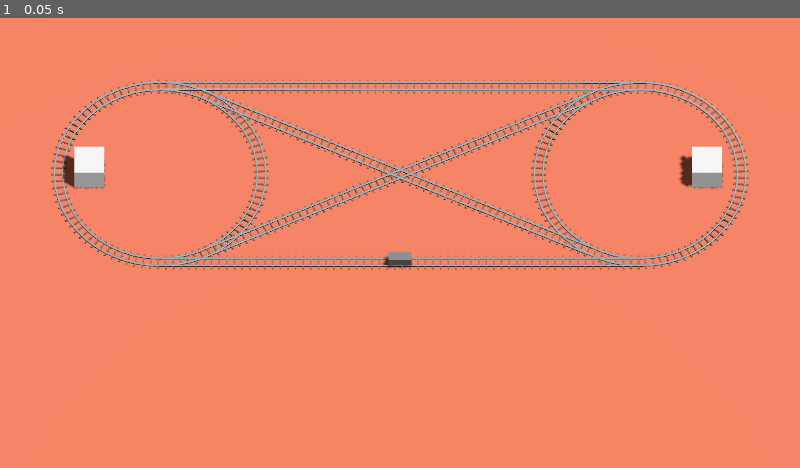
Above: before the commit, frame 1.
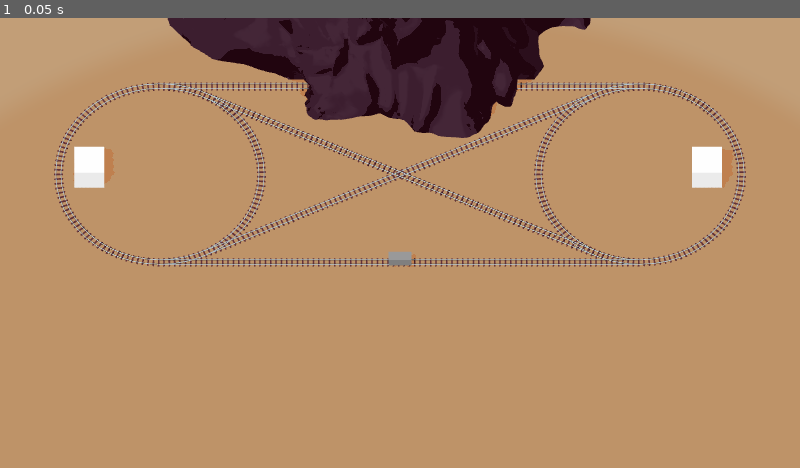
Above: after the commit, the same moment.

Repository: Miltage/train-heist
Game: Godot game, scene res://scenes/main.tscn
The game is run twice, just before and just after one commit, with the same random seed, the same clock (stepped at 60 frames per second) and the same inputs.
Inputs:
- Up to frame 1 (0.05 s): no input

The runs differ from the first frame. In frame 1, 99% of the frame differs, in the area x 0-100%, y 0-100%.

Commit message:
Add mountain

Diff:
--- a/project.godot
+++ b/project.godot
@@ -24,5 +24,20 @@
 
 renderer/rendering_method="gl_compatibility"
 renderer/rendering_method.mobile="gl_compatibility"
-anti_aliasing/quality/msaa_2d=1
-anti_aliasing/quality/msaa_3d=1
+anti_aliasing/quality/msaa_3d=2
+anti_aliasing/quality/use_debanding=true
+
+[shader_globals]
+
+diffuse_curve={
+"type": "sampler2D",
+"value": ""
+}
+specular_smoothness={
+"type": "float",
+"value": 0.1
+}
+fresnel_smoothness={
+"type": "float",
+"value": 0.1
+}
--- a/scenes/main.tscn
+++ b/scenes/main.tscn
@@ -1,23 +1,73 @@
-[gd_scene load_steps=3 format=3 uid="uid://b0p5mfdhul2bo"]
+[gd_scene load_steps=7 format=3 uid="uid://b0p5mfdhul2bo"]
 
 [ext_resource type="PackedScene" uid="uid://7bpg22uxx5d" path="res://blender/map.fbx" id="1_o5qli"]
 [ext_resource type="PackedScene" uid="uid://csq1hupty5t2b" path="res://scenes/train_car.tscn" id="2_0wfyh"]
+[ext_resource type="Shader" uid="uid://uarbhnbpunei" path="res://shaders/toon.gdshader" id="2_sugp2"]
+
+[sub_resource type="ShaderMaterial" id="ShaderMaterial_jyhfs"]
+render_priority = 0
+shader = ExtResource("2_sugp2")
+shader_parameter/color = Color(1, 0.827451, 0.639216, 1)
+shader_parameter/shadow = 0.5
+shader_parameter/shadow_width = 0.0
+shader_parameter/shadow_color = Color(1, 0.67451, 0.498039, 1)
+shader_parameter/_specular_smoothness = 0.01
+shader_parameter/_specular_strength = 0.075
+shader_parameter/_glossiness = 0.1
+shader_parameter/_rim_size = 0.725
+shader_parameter/_rim_smoothness = 0.01
+
+[sub_resource type="ShaderMaterial" id="ShaderMaterial_sugp2"]
+render_priority = 0
+shader = ExtResource("2_sugp2")
+shader_parameter/color = Color(0.544142, 0.419576, 0.494895, 1)
+shader_parameter/shadow = 0.804
+shader_parameter/shadow_width = 0.002
+shader_parameter/shadow_color = Color(0.480155, 0.247492, 0.292806, 1)
+shader_parameter/_specular_smoothness = 0.196
+shader_parameter/_specular_strength = 0.056
+shader_parameter/_glossiness = 0.067
+shader_parameter/_rim_size = 0.41
+shader_parameter/_rim_smoothness = 0.0
+
+[sub_resource type="Environment" id="Environment_0wfyh"]
+ambient_light_source = 2
+ambient_light_color = Color(1, 1, 1, 1)
+ambient_light_energy = 0.1
+tonemap_mode = 4
+tonemap_exposure = 0.75
 
 [node name="Main" type="Node3D"]
 
 [node name="map" parent="." instance=ExtResource("1_o5qli")]
 
+[node name="CircleTrackLeft" parent="map" index="0"]
+cast_shadow = 0
+
+[node name="CircleTrackRight" parent="map" index="1"]
+cast_shadow = 0
+
+[node name="Floor" parent="map" index="6"]
+surface_material_override/0 = SubResource("ShaderMaterial_jyhfs")
+
+[node name="Mountain" parent="map" index="7"]
+surface_material_override/0 = SubResource("ShaderMaterial_sugp2")
+
 [node name="Camera3D" type="Camera3D" parent="."]
 transform = Transform3D(1, 0, 0, 0, 0.5, 0.866025, 0, -0.866025, 0.5, 0, 48.9612, 33.521)
+environment = SubResource("Environment_0wfyh")
 projection = 1
 size = 30.0
 far = 250.0
 
 [node name="DirectionalLight3D" type="DirectionalLight3D" parent="."]
-transform = Transform3D(0.536801, -0.759832, 0.366742, -0.0339416, 0.414879, 0.909243, -0.843026, -0.500531, 0.196917, 0, 35.8553, 0)
+transform = Transform3D(0.723126, -0.61105, -0.322034, 0.541952, 0.212891, 0.812998, -0.428224, -0.762427, 0.485107, -0.22261, 40.2138, -0.836525)
+light_specular = 2.0
 shadow_enabled = true
-shadow_normal_bias = 1.0
-shadow_opacity = 0.9
+shadow_bias = 5.0
+shadow_opacity = 0.8
 
 [node name="TrainCar" parent="." instance=ExtResource("2_0wfyh")]
 transform = Transform3D(1, 0, 0, 0, 1, 0, 0, 0, 1, 0, 0.117531, 6.80131)
+
+[editable path="map"]
--- /dev/null
+++ b/shaders/toon.gdshader
@@ -0,0 +1,46 @@
+/*
+	Toon Shader by Firerabbit
+
+	MIT License
+*/
+
+shader_type spatial;
+render_mode ambient_light_disabled;
+
+uniform vec4 color : source_color = vec4(1.0);
+uniform sampler2D tex : source_color, hint_default_white;
+
+uniform float shadow : hint_range(0.0, 1.0) = 0.5;
+uniform float shadow_width : hint_range(0.001, 0.5) = 0.0;
+uniform vec4 shadow_color: source_color = vec4(0.705);
+
+uniform float _specular_smoothness : hint_range(0.0,0.5) = 0.01;
+uniform float _specular_strength : hint_range(0.0,0.25) = 0.075;
+uniform float _glossiness : hint_range(0.0,0.5) = 0.1;
+
+uniform float _rim_size : hint_range(0,1) = 0.5;
+uniform float _rim_smoothness : hint_range(0.0,0.5) = 0.01;
+
+
+void fragment() {
+	ALBEDO = pow(texture(tex, UV).rgb, vec3(2.2)) * color.rgb;
+}
+
+
+void light() {
+	float NdotL = dot(NORMAL, LIGHT) * ATTENUATION;
+	NdotL = smoothstep(shadow - shadow_width, shadow + shadow_width, NdotL);
+
+	// specular
+	vec3 H = normalize(VIEW + LIGHT);
+	float NdotH = max(0, dot(NORMAL, H));
+	float specular_intensity = pow(NdotH, 1.0 / _glossiness);
+	vec3 specular = vec3(smoothstep(0.5 - _specular_smoothness, 0.5 + _specular_smoothness, specular_intensity));
+
+	// rim
+	float rimDot = 1.0 - dot(VIEW, NORMAL);
+	float rim_intensity = rimDot * NdotL;
+	vec3 rim = vec3(smoothstep(1.0 -_rim_size - _rim_smoothness, 1.0 -_rim_size + _rim_smoothness, rim_intensity));
+
+	DIFFUSE_LIGHT = mix(ALBEDO * shadow_color.rgb, (ALBEDO + (rim + specular) * _specular_strength) * LIGHT_COLOR.rgb * 0.33, NdotL + 0.33 * (smoothstep(1.0 -_rim_size - _rim_smoothness, 1.0 -_rim_size + _rim_smoothness, rimDot)));
+}
Binary file changed: blender/map.fbx
Binary file changed: blender/map.glb
Not shown, added: shaders/toon.gdshader.uid
Not shown, changed: blender/map.blend
Not shown, changed: blender/map.blend1
